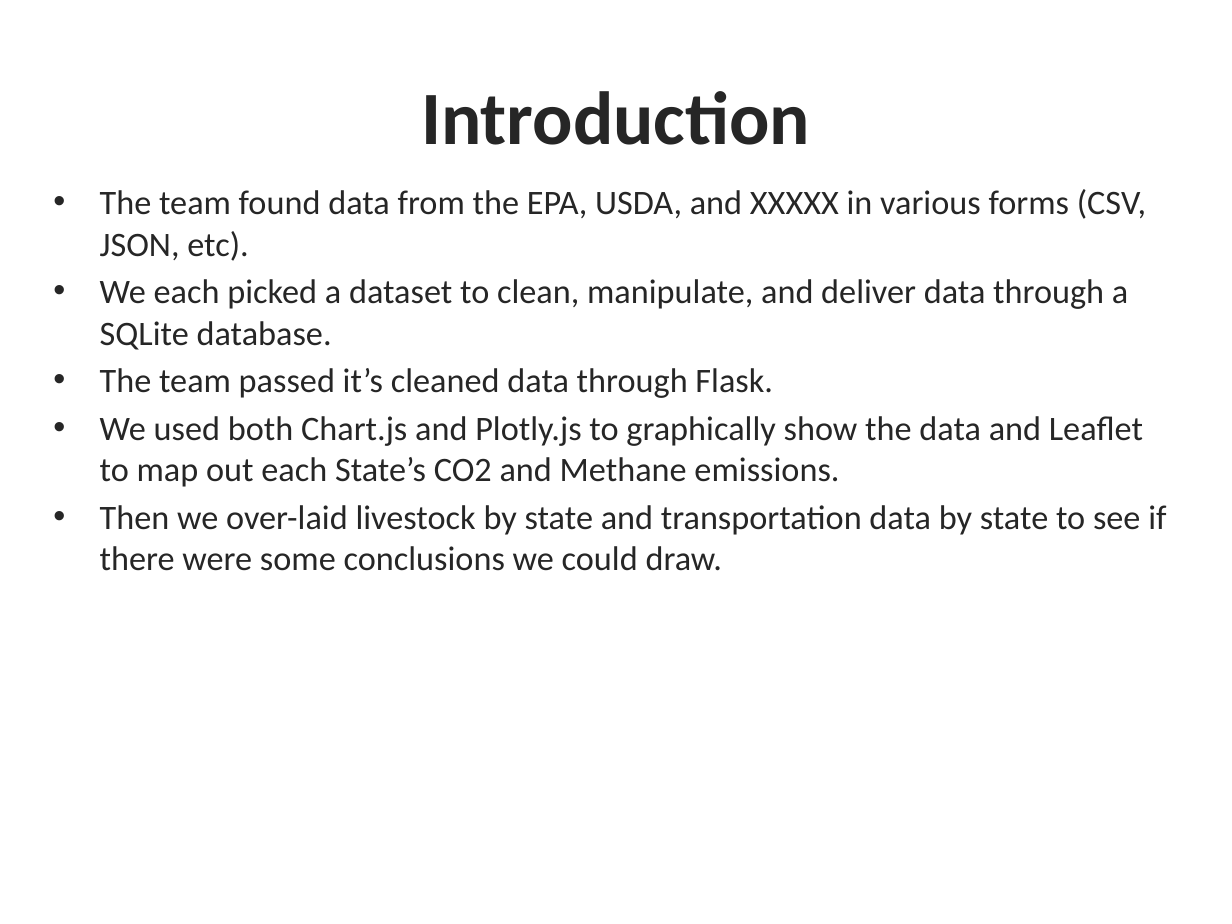
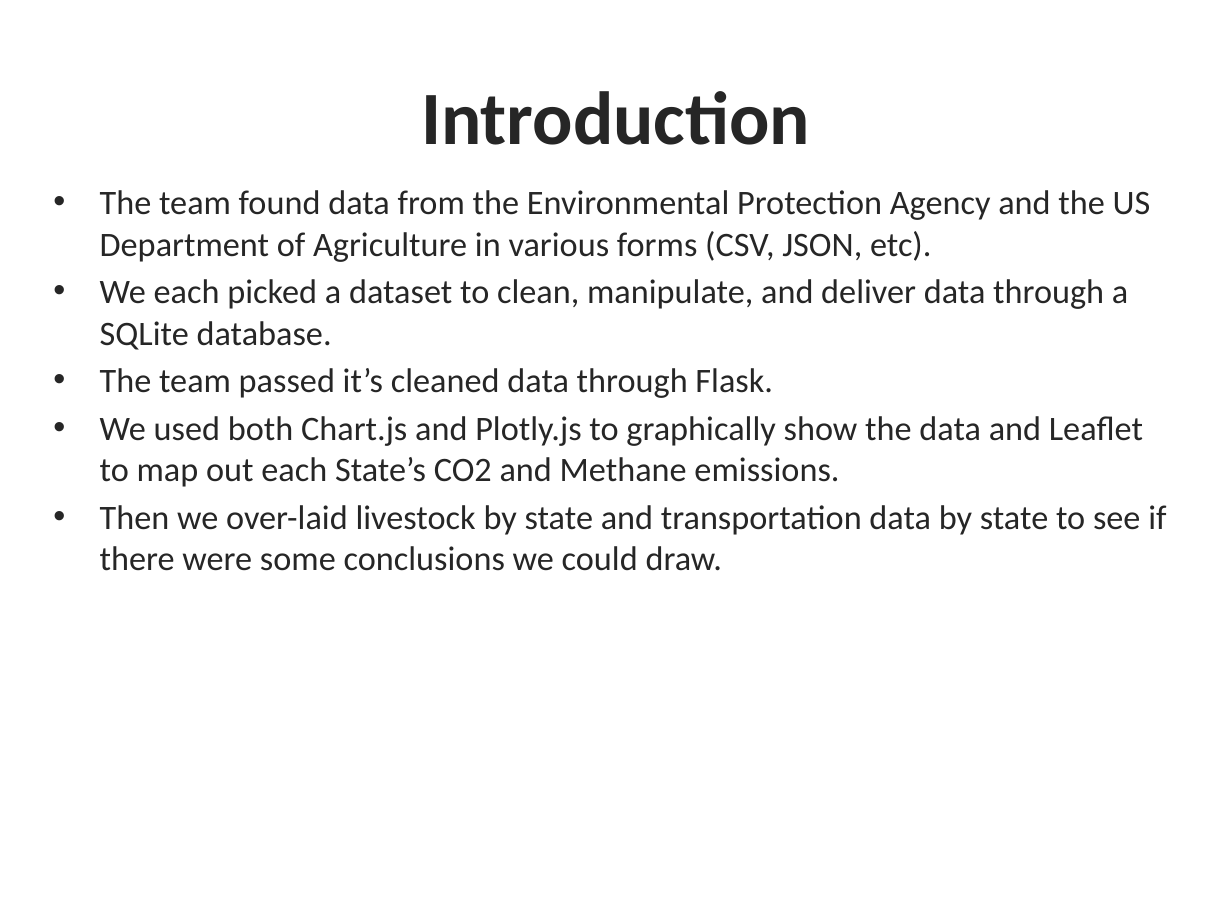
Before and after one commit to tmcbeth/Project-2, a slide deck: slide 3 of Presentation.pptx. Drawn at 1232x924 pixels with LibreOffice and Linux fonts; fonts in the diff are those of the drawing; background and template pictures are left out. Boxes give left, top, right and bottom in pixels: in the first picture for what was removed or moved away, otherwise in the second. Text is boxed around its words. In the diff, an @@ line names an element or a change of style, - is before the commit and + after.

```diff
--- a/Presentation.pptx
+++ b/Presentation.pptx
@@ text at [100, 190, 1151, 262]: text changed @@
-• The team found data from the EPA, USDA, and XXXXX in various forms (CSV, JSON, etc).
+• The team found data from the Environmental Protection Agency and the US Department of Agriculture in various forms (CSV, JSON, etc).
```
Also in this commit, not shown: 2 other files.
